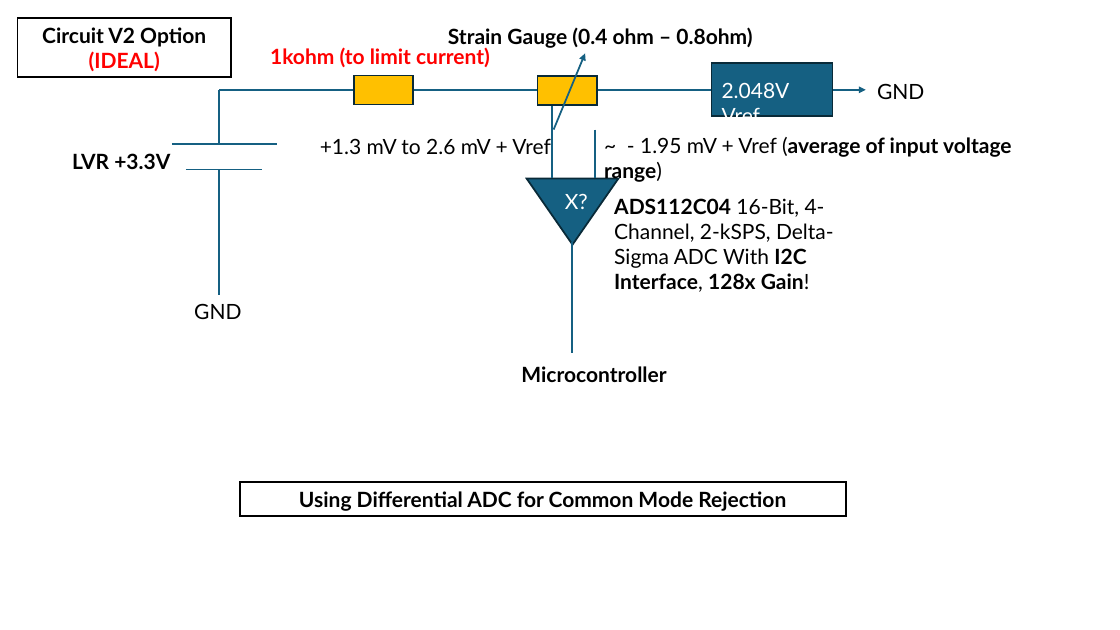
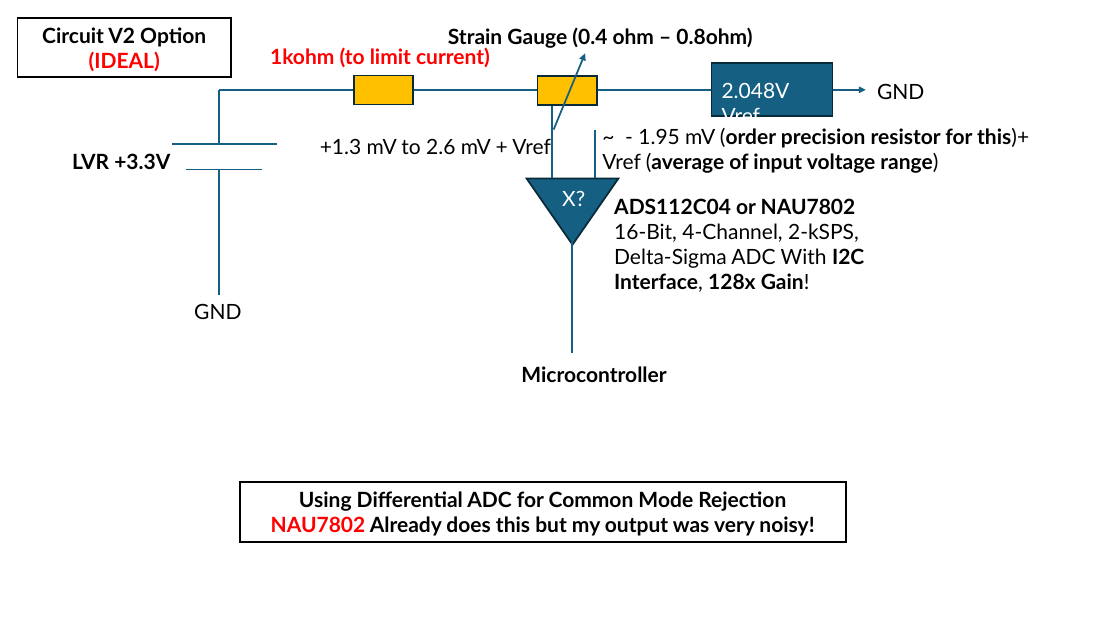
Before and after one commit to neuralengatberkeley/Strain-Sensor-, a slide deck: slide 8 of kinematic presentations/3_27_25.pptx. Drawn at 1120x630 pixels with LibreOffice and Linux fonts; fonts in the diff are those of the drawing. Boxes give left, top, right and bottom in pixels: in the first picture for what was removed or moved away, otherwise in the second. Text is boxed around its words. In the diff, an @@ line names an element or a change of style, - is before the commit and + after.

```diff
--- a/kinematic presentations/3_27_25.pptx
+++ b/kinematic presentations/3_27_25.pptx
@@ text at <box>602,128,1029,173</box>: text changed @@
-~ - 1.95 mV + Vref (average of input voltage range)
+~ - 1.95 mV (order precision resistor for this)+ Vref (average of input voltage range)
@@ text at <box>614,198,864,292</box>: text changed @@
-ADS112C04 16-Bit, 4-Channel, 2-kSPS, Delta-Sigma ADC With I2C Interface, 128x Gain!
+ADS112C04 or NAU7802 16-Bit, 4-Channel, 2-kSPS, Delta-Sigma ADC With I2C Interface, 128x Gain!
@@ rectangle "Using Differential ADC for Common ...": place and size @@
-rectangle "Using Differential ADC for Common ..." at <box>239,482,845,516</box>
+rectangle "Using Differential ADC for Common ..." at <box>239,482,845,542</box>
@@ text in rectangle at <box>271,516,814,536</box>: paragraph added @@
+NAU7802 Already does this but my output was very noisy!
```
Also in this commit, not shown: 2 other slides changed, 1 slide added, 19 other files.
